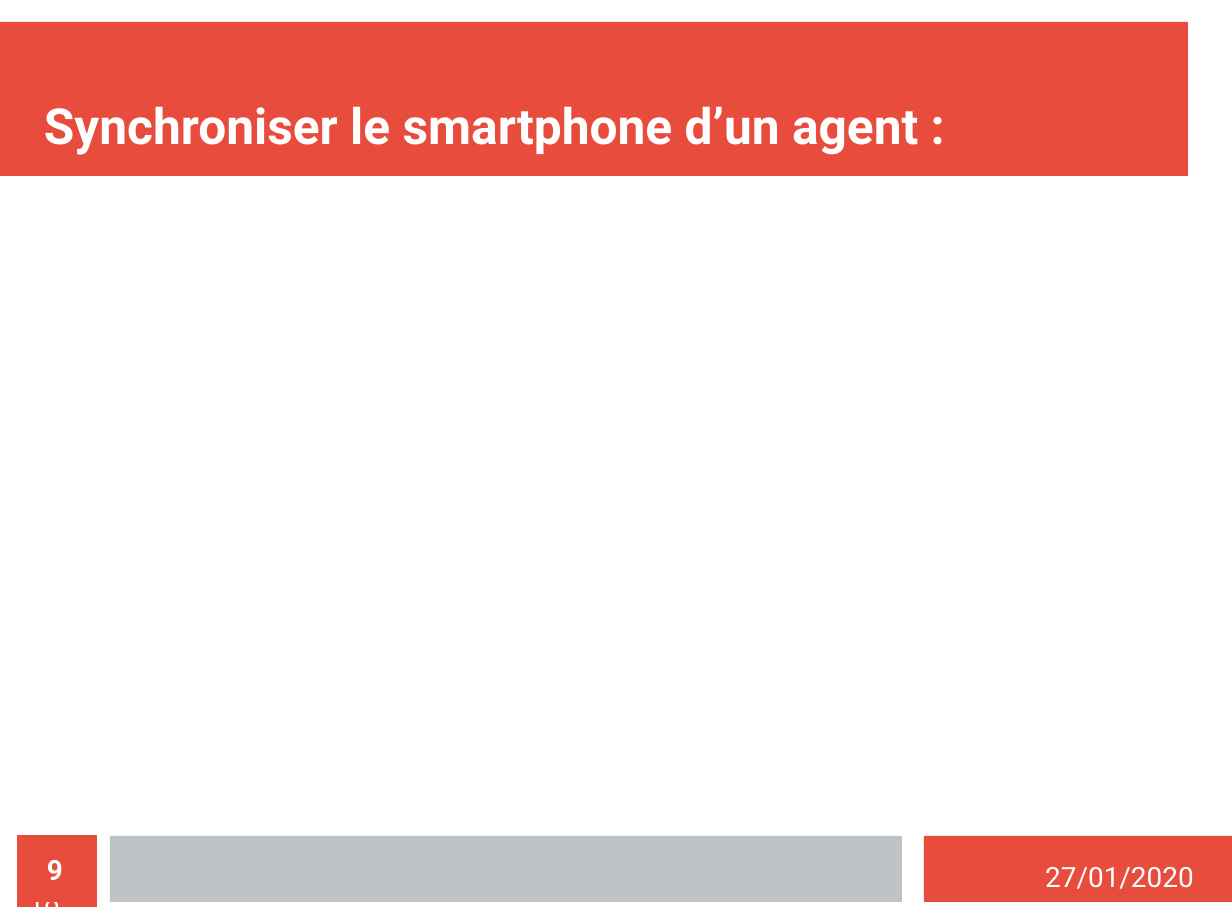
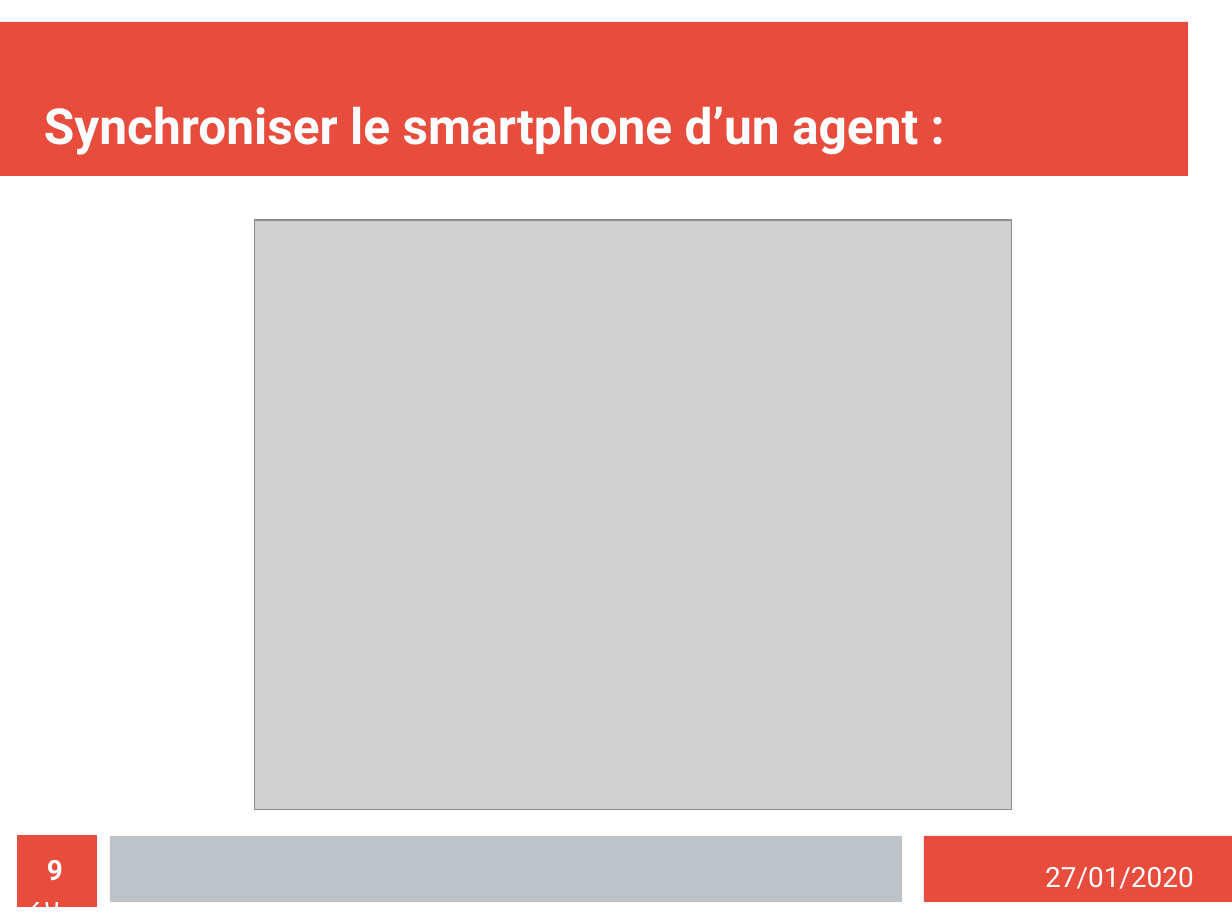
Before and after one commit to MezeretteBrice/Projet_Ronde, a slide deck: slide 9 of SOUTENANCE/Revue1/Revue1_HUREAU.odp. Drawn at 1232x924 pixels with LibreOffice and Linux fonts; fonts in the diff are those of the drawing; grey boxes stand for pictures. Boxes give left, top, right and bottom in pixels: in the first picture for what was removed or moved away, otherwise in the second. Text is boxed around its words. In the diff, an @@ line names an element or a change of style, - is before the commit and + after.

```diff
--- a/SOUTENANCE/Revue1/Revue1_HUREAU.odp
+++ b/SOUTENANCE/Revue1/Revue1_HUREAU.odp
@@ picture added at [254,220,1012,809] @@
@@ page number at [29,860,63,919]: text changed @@
-9 / 18
+9 / 20
```
Also in this commit, not shown: 11 other slides changed, 2 slides added, 1 other file.
